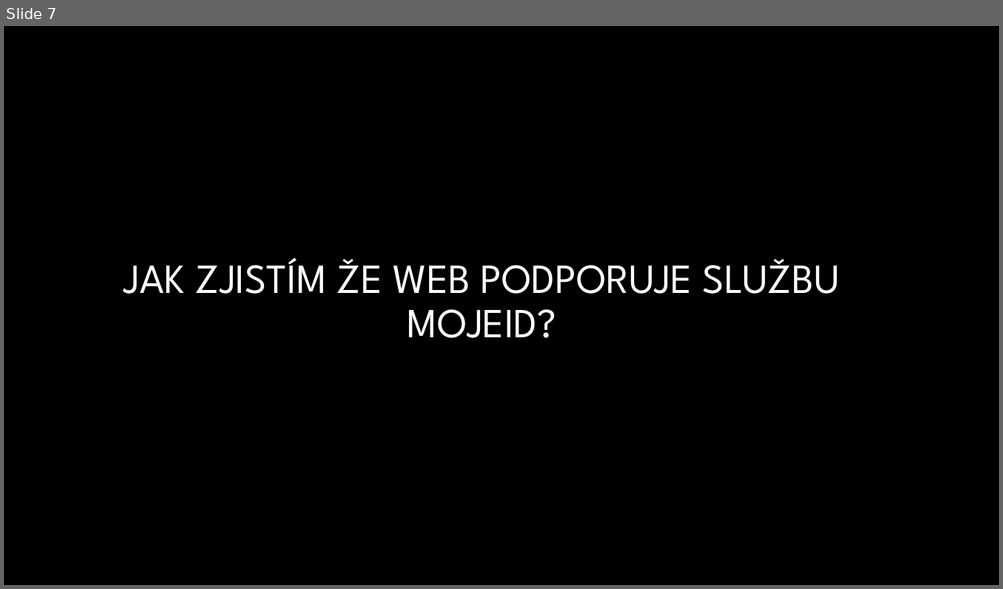
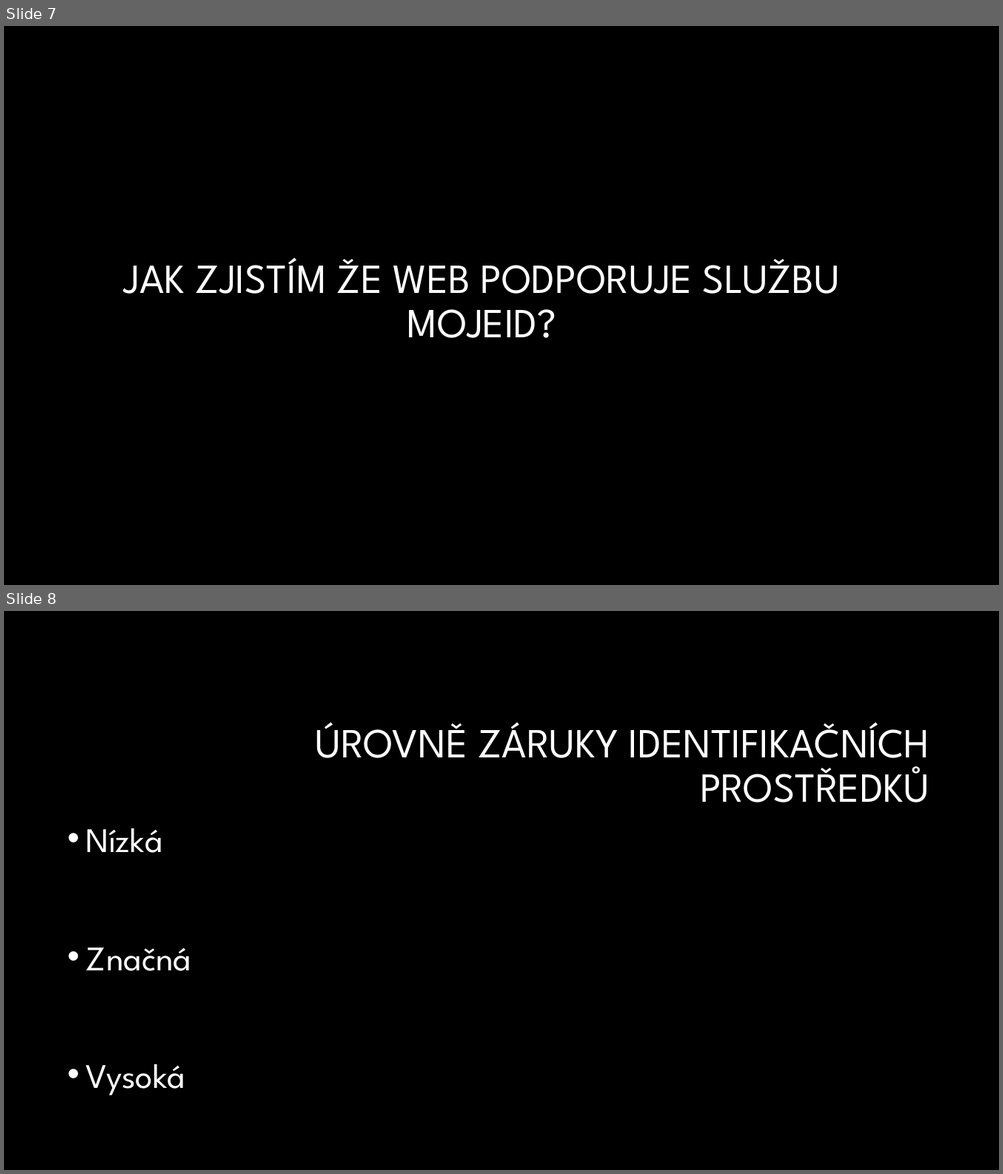
Before and after one commit to teenyRadekr/MojeID, a slide deck: Roller.pptx. Shown one above the other, each under a label of ours: slide 7 before the commit, slides 7 and 8 after it. The pictures are 1003x589 and 1003x1174 pixels, drawn with LibreOffice and Linux fonts; fonts in the diff are those of the drawing; background and template pictures are left out. Boxes give left, top, right and bottom in pixels: in the first picture for what was removed or moved away, otherwise in the second. Text is boxed around its words. In the diff, an @@ line names an element or a change of style, - is before the commit and + after.

```diff
--- a/Roller.pptx
+++ b/Roller.pptx
@@ slide 8 added at <box>4,611,999,1170</box>, background #000000 @@
@@ title added at <box>315,722,930,803</box>, 40 pt, text #FFFFFF @@
+ÚROVNĚ ZÁRUKY IDENTIFIKAČNÍCH PROSTŘEDKŮ
@@ text added at <box>86,829,191,1096</box>, 33.3 pt, text #FFFFFF @@
+• Nízká
+• Značná
+• Vysoká
```
Also in this commit, not shown: 2 slides changed, 4 other slides added, 2 slides removed.
